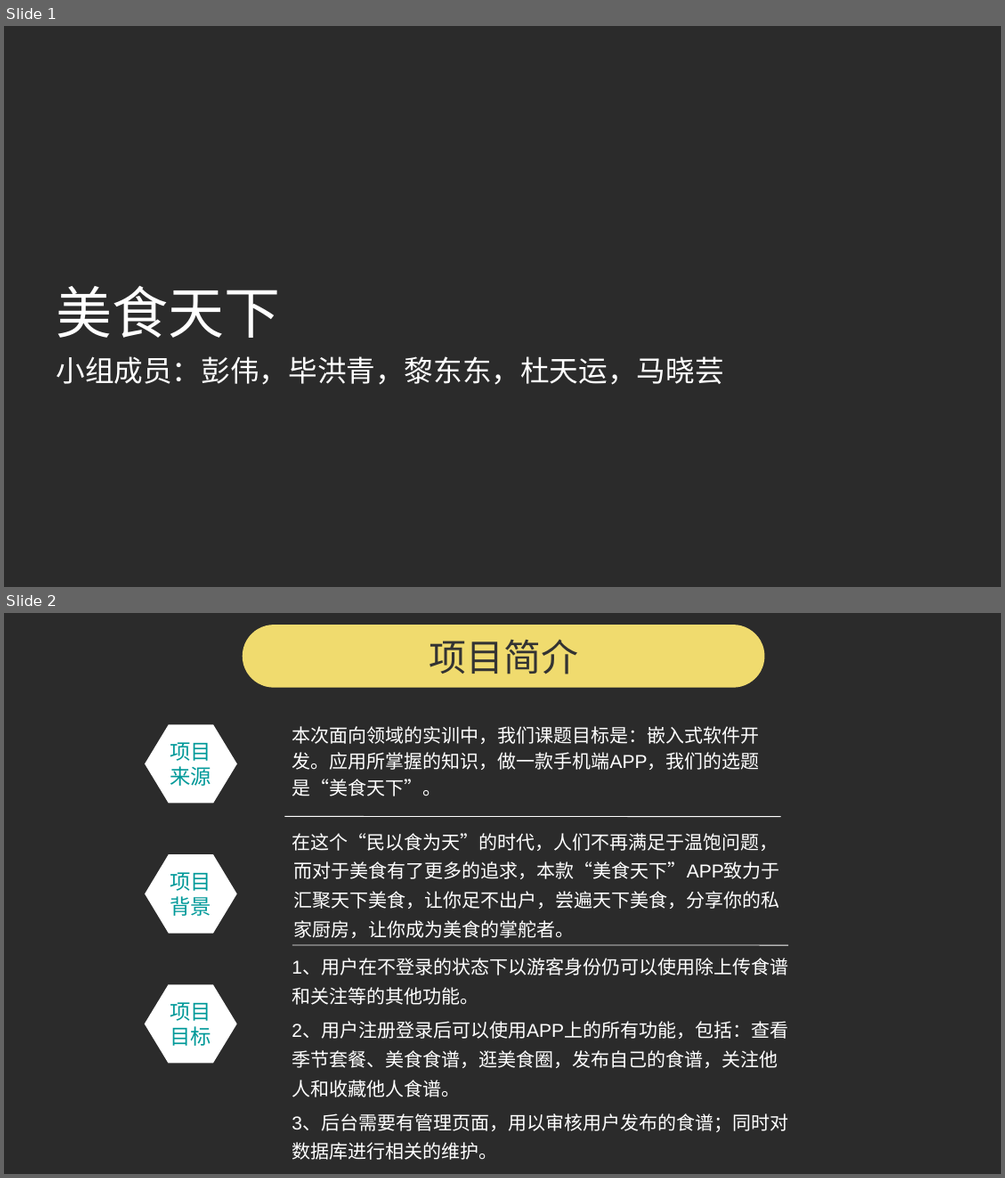
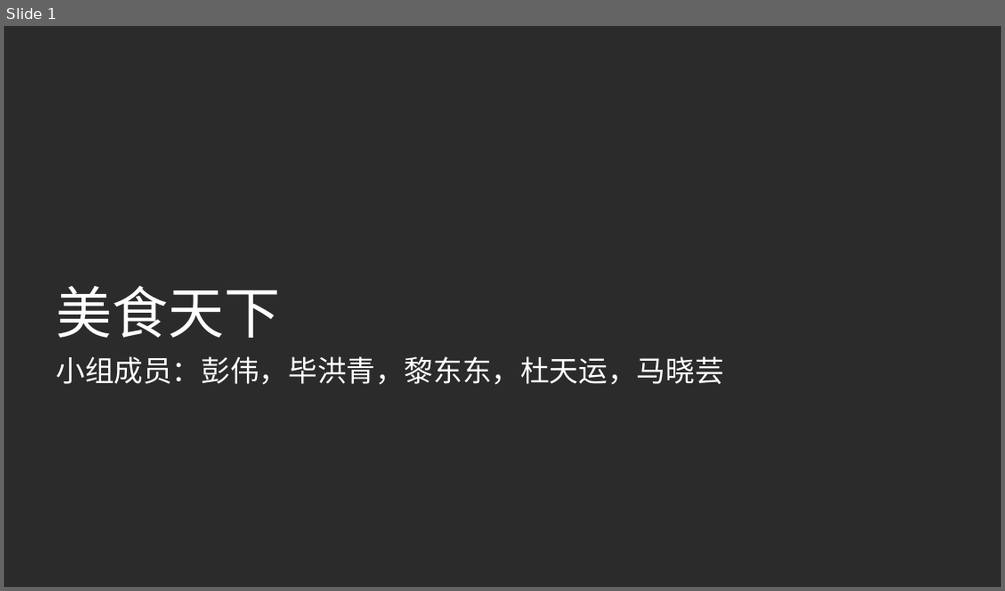
Before and after one commit to pwalan/Food_of_World, a slide deck: 小学期/面向领域实践2成果汇报.ppt. Shown one above the other, each under a label of ours: slides 1 and 2 before the commit, slide 1 after it. The pictures are 1005x1178 and 1005x591 pixels, drawn with LibreOffice and Linux fonts; fonts in the diff are those of the drawing; background and template pictures are left out; a plain dark background stands for a picture behind light text. Boxes give left, top, right and bottom in pixels: in the first picture for what was removed or moved away, otherwise in the second. Text is boxed around its words. In the diff, an @@ line names an element or a change of style, - is before the commit and + after.

```diff
--- a/小学期/面向领域实践2成果汇报.ppt
+++ b/小学期/面向领域实践2成果汇报.ppt
@@ slide 2 removed at box(4, 613, 1001, 1174), background picture (left out) @@
@@ rounded rectangle removed at box(243, 625, 765, 688) @@
@@ text removed at box(429, 639, 578, 674) @@
-项目简介
@@ hexagon removed at box(145, 724, 237, 803) @@
-项目来源
@@ text removed at box(291, 726, 760, 796) @@
-本次面向领域的实训中，我们课题目标是：嵌入式软件开发。应用所掌握的知识，做一款手机端APP，我们的选题是“美食天下”。
@@ line removed from (284, 816) to (780, 816) @@
@@ text removed at box(291, 833, 780, 938) @@
-在这个“民以食为天”的时代，人们不再满足于温饱问题，而对于美食有了更多的追求，本款“美食天下”APP致力于汇聚天下美食，让你足不出户，尝遍天下美食，分享你的私家厨房，让你成为美食的掌舵者。
@@ hexagon removed at box(145, 854, 236, 933) @@
-项目背景
@@ text removed at box(291, 959, 788, 1159) @@
-1、用户在不登录的状态下以游客身份仍可以使用除上传食谱和关注等的其他功能。
-2、用户注册登录后可以使用APP上的所有功能，包括：查看季节套餐、美食食谱，逛美食圈，发布自己的食谱，关注他人和收藏他人食谱。
-3、后台需要有管理页面，用以审核用户发布的食谱；同时对数据库进行相关的维护。
@@ line removed from (292, 945) to (788, 945) @@
@@ hexagon removed at box(145, 984, 237, 1062) @@
-项目目标
```
Also in this commit, not shown: 2 slides changed, 13 slides added, 4 other slides removed, 4 other files.
